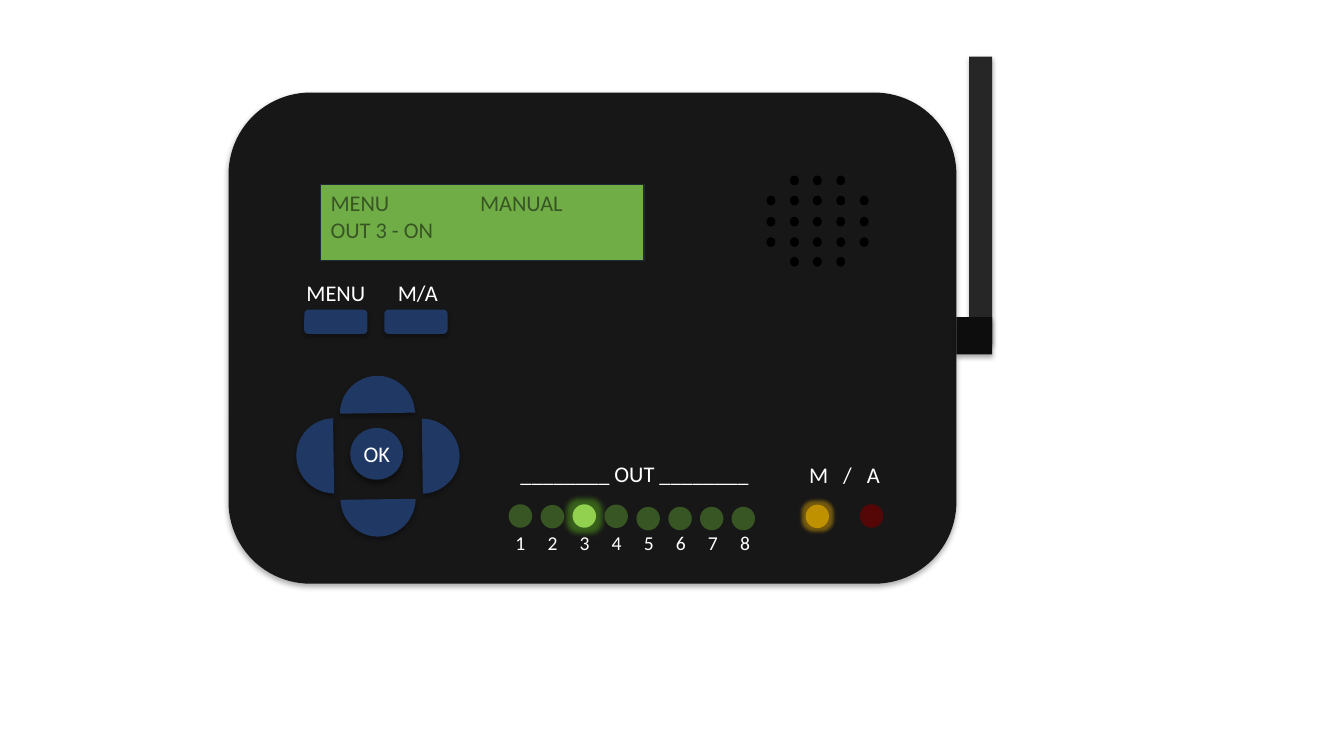
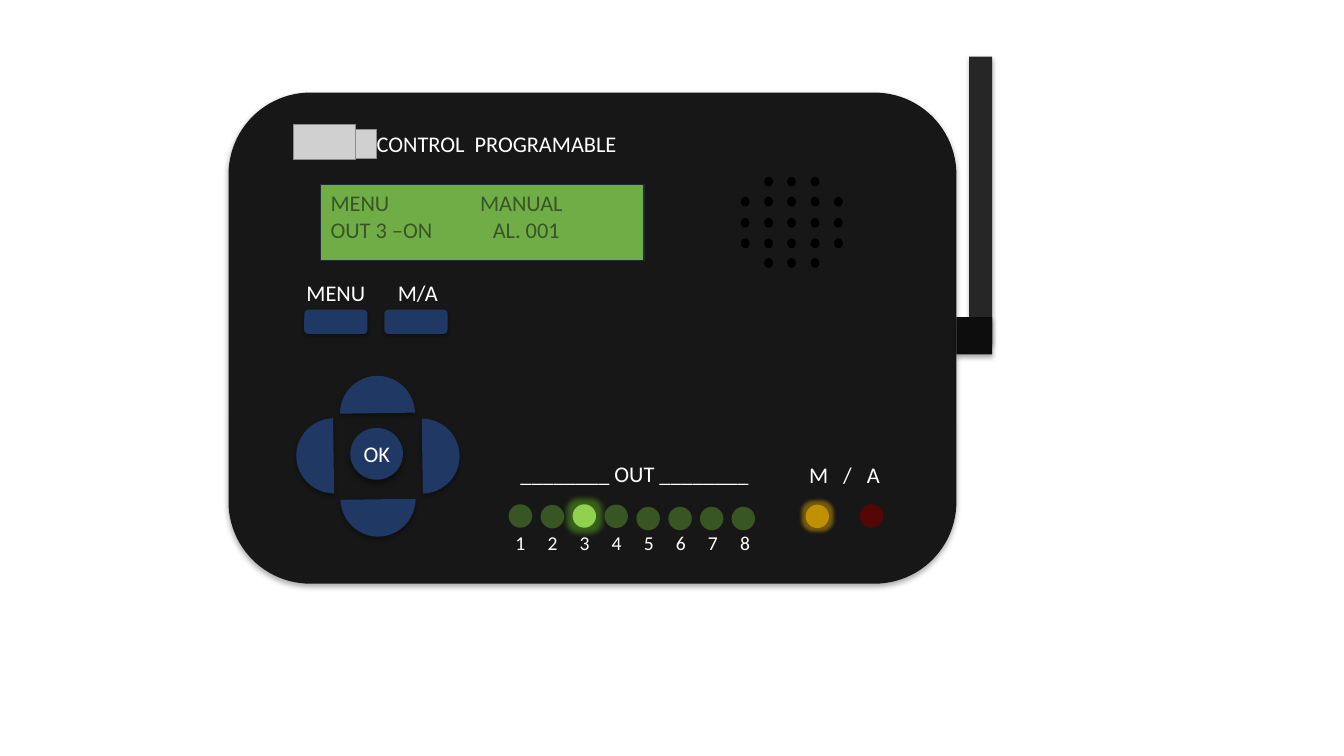
Before and after one commit to jhonalexrl/SensorActuadorInvernadero, a slide deck: slide 1 of CONTROL INV.pptx. Drawn at 1344x756 pixels with LibreOffice and Linux fonts; fonts in the diff are those of the drawing; grey boxes stand for pictures. Boxes give left, top, right and bottom in pixels: in the first picture for what was removed or moved away, otherwise in the second. Text is boxed around its words. In the diff, an @@ line names an element or a change of style, - is before the commit and + after.

```diff
--- a/CONTROL INV.pptx
+++ b/CONTROL INV.pptx
@@ picture added at [293, 125, 356, 160] @@
@@ picture added at [338, 129, 377, 158] @@
@@ text added at [377, 137, 617, 152], 16 pt, text #FFFFFF @@
+CONTROL PROGRAMABLE
@@ 21 ellipses: place and size @@
-21 ellipses at [767, 176, 868, 266]
+21 ellipses at [742, 177, 842, 267]
@@ text at [331, 223, 560, 238]: text changed @@
-OUT 3 - ON
+OUT 3 –ON AL. 001
```
Also in this commit, not shown: 1 other slide changed, 1 slide added.
